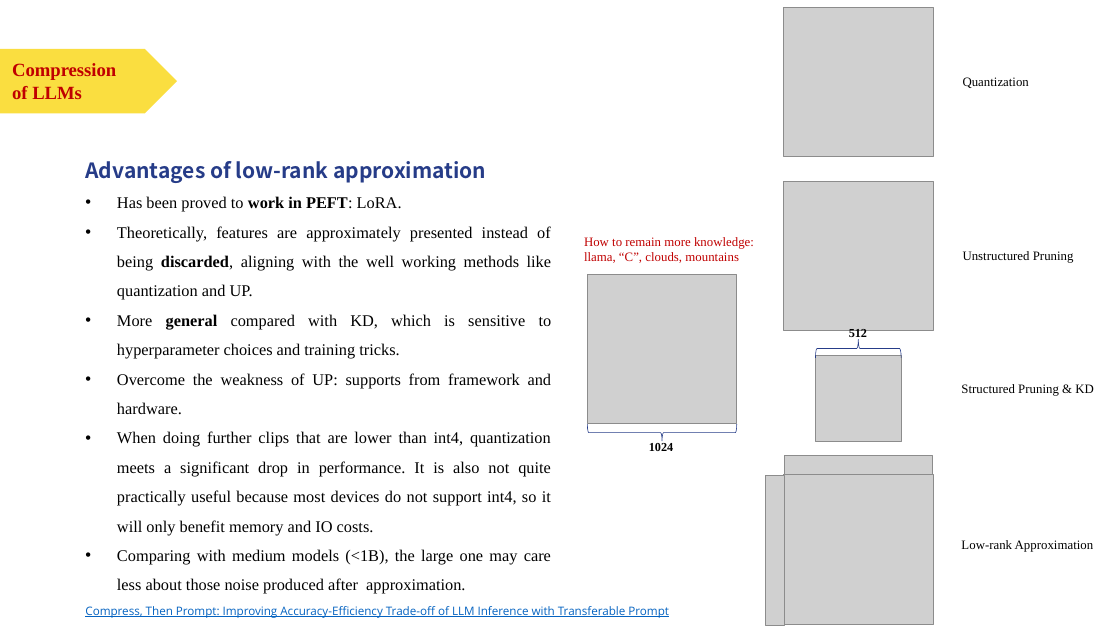
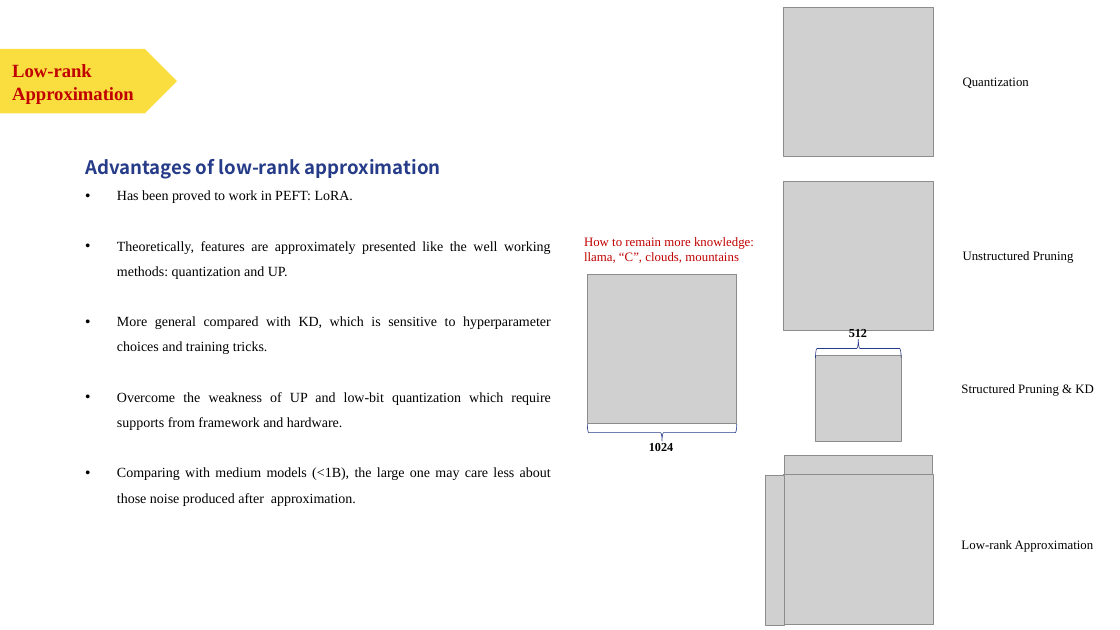
Before and after one commit to polarispw/MSBD5014-IP, a slide deck: slide 14 of docs/Matrix Factorization & LLM Compression.pptx (slide 15 before the commit). Drawn at 1120x630 pixels with LibreOffice and Linux fonts; fonts in the diff are those of the drawing; grey boxes stand for pictures. Boxes give left, top, right and bottom in pixels: in the first picture for what was removed or moved away, otherwise in the second. Text is boxed around its words. In the diff, an @@ line names an element or a change of style, - is before the commit and + after.

```diff
--- a/docs/Matrix Factorization & LLM Compression.pptx
+++ b/docs/Matrix Factorization & LLM Compression.pptx
@@ text at <box>12,64,134,104</box>: text changed @@
-Compression
-of LLMs
+Low-rank Approximation
@@ text at <box>85,159,551,506</box>: size 18 to 16 pt in "Advantages of low-rank approximation"; size 14 to 12 pt in "Has been proved to work in PEFT: ...", "More general compared with KD, which is ...", "Comparing with medium models (<1B), the large ..."; bold off in "work in PEFT:", "general" @@
@@ text at <box>117,241,551,279</box>: text changed; size 14 to 12 pt @@
-• Theoretically, features are approximately presented instead of being discarded, aligning with the well working methods like quantization and UP.
+• Theoretically, features are approximately presented like the well working methods: quantization and UP.
@@ text at <box>117,392,551,430</box>: text changed; size 14 to 12 pt @@
-• Overcome the weakness of UP: supports from framework and hardware.
-• When doing further clips that are lower than int4, quantization meets a significant drop in performance. It is also not quite practically useful because most devices do not support int4, so it will only benefit memory and IO costs.
+• Overcome the weakness of UP and low-bit quantization which require supports from framework and hardware.
@@ text removed at <box>85,606,669,618</box> @@
-Compress, Then Prompt: Improving Accuracy-Efficiency Trade-off of LLM Inference with Transferable Prompt
```
Also in this commit, not shown: 2 other slides changed, 8 slides added, 3 slides removed, 47 other files.
